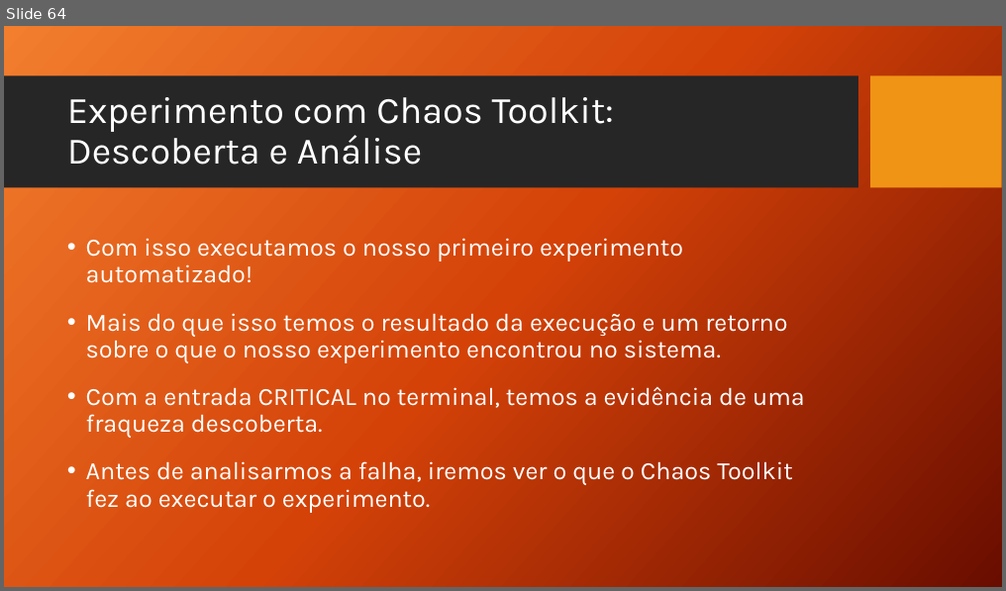
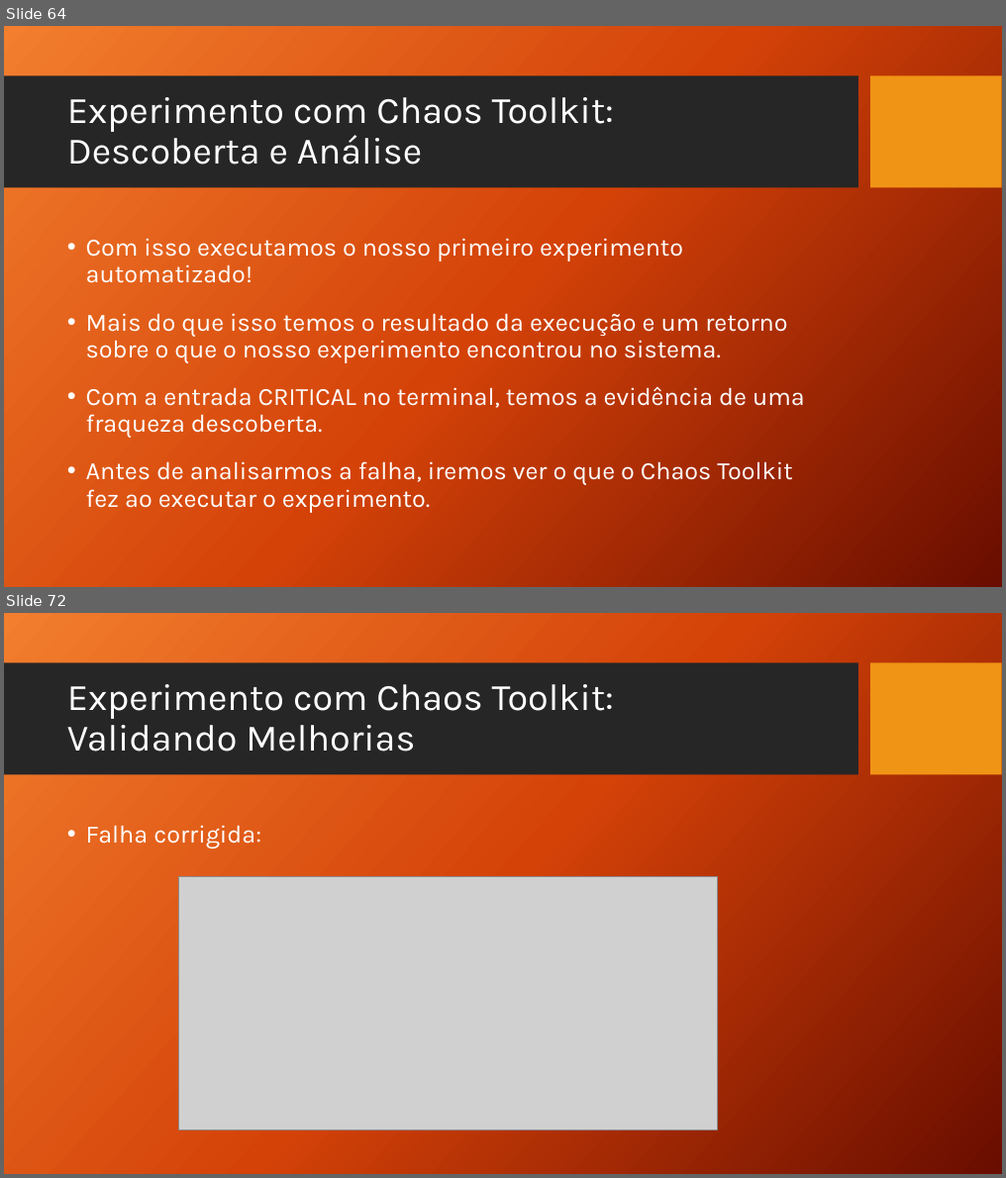
Before and after one commit to TCC-Chaos-Engineering/docs-chaos-engineering, a slide deck: docs/Chaos Engineering - Das Hipoteses aos Testes.pptx. Shown one above the other, each under a label of ours: slide 64 before the commit, slides 64 and 72 after it; the slides between them are not shown. The pictures are 1006x591 and 1006x1178 pixels, drawn with LibreOffice and Linux fonts; fonts in the diff are those of the drawing; grey boxes stand for pictures; background and template pictures are left out. Boxes give left, top, right and bottom in pixels: in the first picture for what was removed or moved away, otherwise in the second. Text is boxed around its words. In the diff, an @@ line names an element or a change of style, - is before the commit and + after.

Commit message:
Chaos Toolkit - Validando Melhorias

```diff
--- a/docs/Chaos Engineering - Das Hipoteses aos Testes.pptx
+++ b/docs/Chaos Engineering - Das Hipoteses aos Testes.pptx
@@ slide 72 added at [4, 613, 1002, 1174], background picture (left out); not listed: 2 template elements that a slide beside it also shows @@
@@ title added at [67, 684, 614, 752], 36 pt, text #FFFFFF @@
+Experimento com Chaos Toolkit:
+Validando Melhorias
@@ text added at [86, 825, 261, 849], 24 pt, text #FFFFFF @@
+• Falha corrigida:
@@ picture added at [179, 877, 718, 1131] @@
```
Also in this commit, not shown: 7 slides changed, 28 other slides added.
